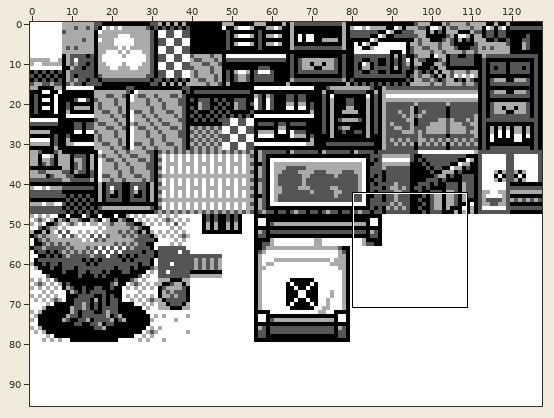
Sprite sheet -- gfx/tilesets/traditional_house.png. The picture above shows the old version from afar; the outline marks the close-up.
Close-up. Before the edit:
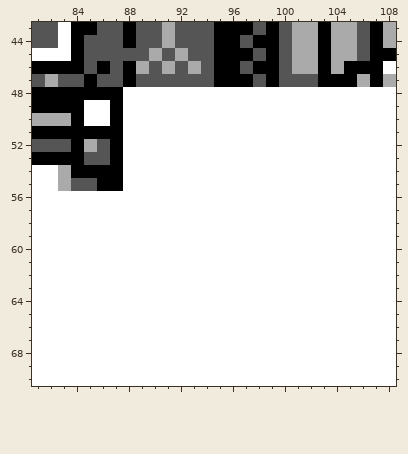
The file is 128x96 pixels. Shown: x 81..108, y 43..70.
Now the later version:
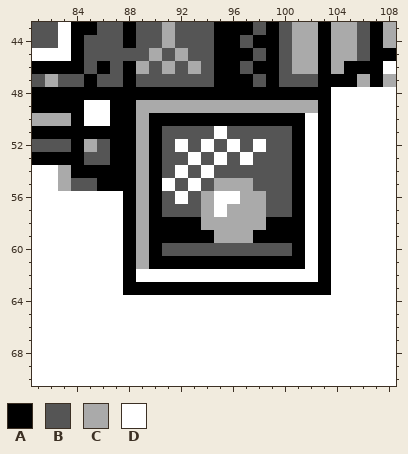
Palette (. is transparent): A #000000  B #555555  C #aaaaaa  D #ffffff
The exact change:
@@ x 81..108 @@
 47 BCBBABBABBBBBBAAABABBBAAACAC
-48 AAAAAAADDDDDDDDDDDDDDDDDDDDD
-49 AAAADDADDDDDDDDDDDDDDDDDDDDD
-50 CCCADDADDDDDDDDDDDDDDDDDDDDD
-51 AAAAAAADDDDDDDDDDDDDDDDDDDDD
-52 BBBACBADDDDDDDDDDDDDDDDDDDDD
-53 AAAABBADDDDDDDDDDDDDDDDDDDDD
-54 DDCAAAADDDDDDDDDDDDDDDDDDDDD
-55 DDCBBAADDDDDDDDDDDDDDDDDDDDD
-56 DDDDDDDDDDDDDDDDDDDDDDDDDDDD
-57 DDDDDDDDDDDDDDDDDDDDDDDDDDDD
-58 DDDDDDDDDDDDDDDDDDDDDDDDDDDD
-59 DDDDDDDDDDDDDDDDDDDDDDDDDDDD
-60 DDDDDDDDDDDDDDDDDDDDDDDDDDDD
-61 DDDDDDDDDDDDDDDDDDDDDDDDDDDD
-62 DDDDDDDDDDDDDDDDDDDDDDDDDDDD
-63 DDDDDDDDDDDDDDDDDDDDDDDDDDDD
+48 AAAAAAAAAAAAAAAAAAAAAAADDDDD
+49 AAAADDAACCCCCCCCCCCCCCADDDDD
+50 CCCADDAACAAAAAAAAAAAADADDDDD
+51 AAAAAAAACABBBBDBBBBBADADDDDD
+52 BBBACBAACABDBDBDBDBBADADDDDD
+53 AAAABBAACABBDBDBDBBBADADDDDD
+54 DDCAAAAACABDBDBBBBBBADADDDDD
+55 DDCBBAAACADBDBCCCBBBADADDDDD
+56 DDDDDDDACABDBCDDCCBBADADDDDD
+57 DDDDDDDACABBBCDCCCBBADADDDDD
+58 DDDDDDDACAAAACCCCCAAADADDDDD
+59 DDDDDDDACAAAAACCCAAAADADDDDD
+60 DDDDDDDACABBBBBBBBBBADADDDDD
+61 DDDDDDDACAAAAAAAAAAAADADDDDD
+62 DDDDDDDADDDDDDDDDDDDDDADDDDD
+63 DDDDDDDAAAAAAAAAAAAAAAADDDDD
 64 DDDDDDDDDDDDDDDDDDDDDDDDDDDD
